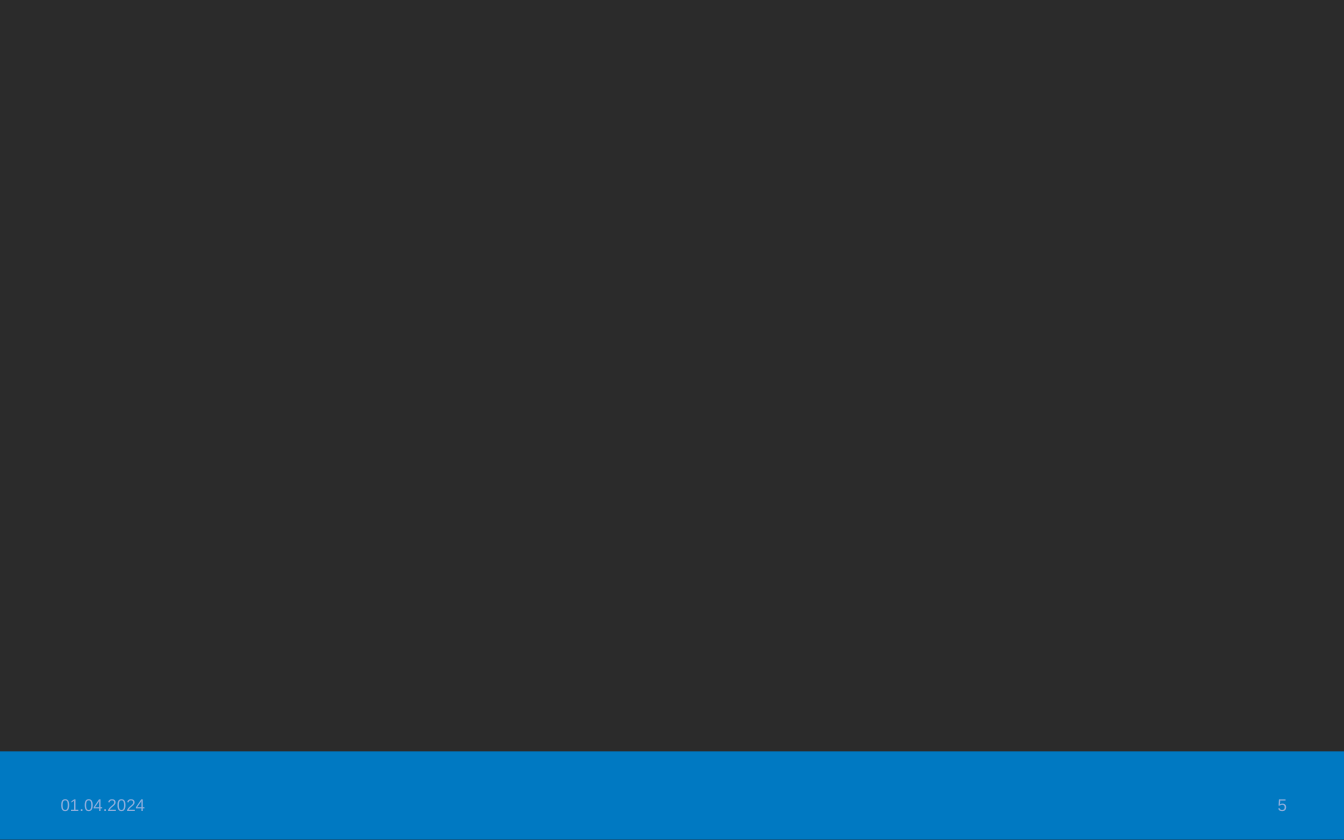
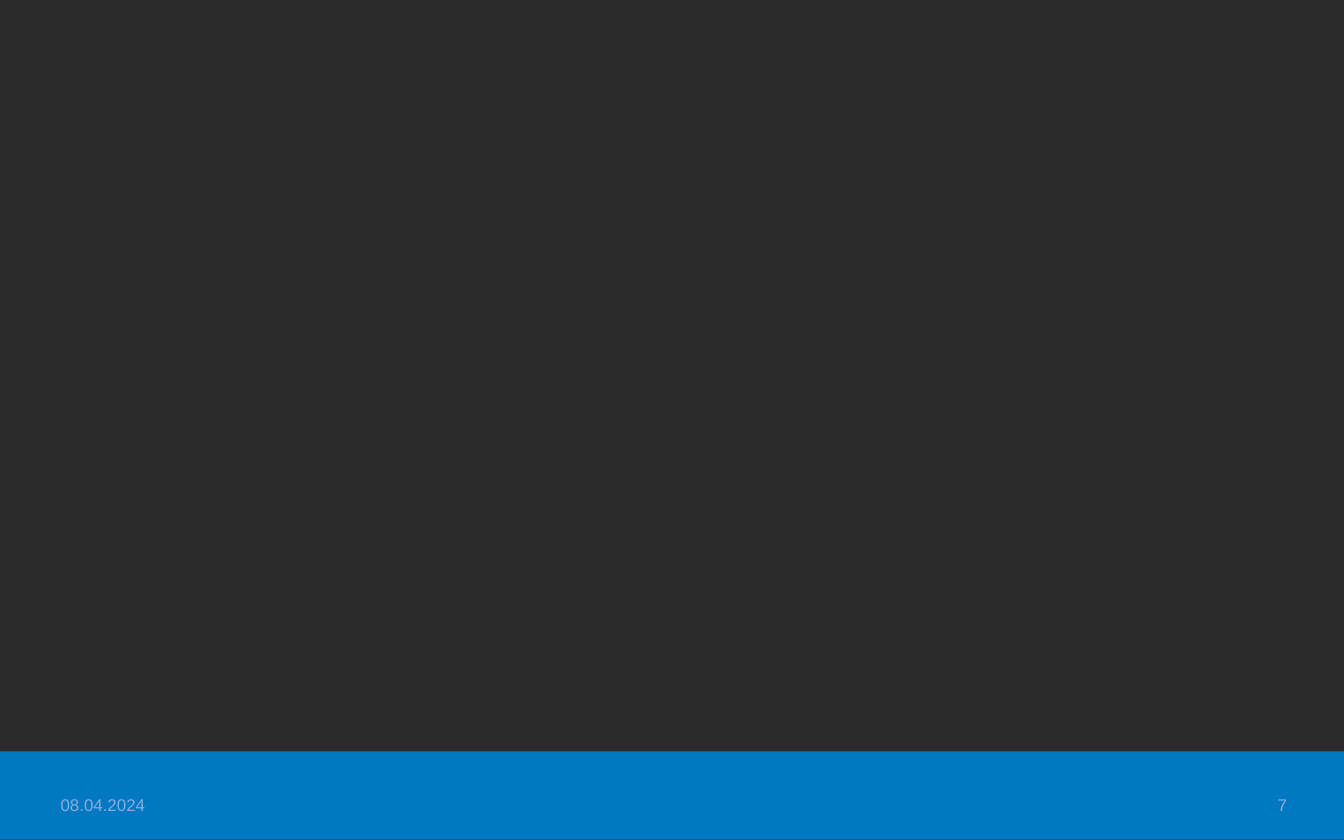
Before and after one commit to Tietokantahallinta/Tietokantahallinta.github.io, a slide deck: slide 7 of luennot/viikko03/Luentokalvot_03.odp (slide 5 before the commit). Drawn at 1344x840 pixels with LibreOffice and Linux fonts; fonts in the diff are those of the drawing; background and template pictures are left out; a plain dark background stands for a picture behind light text. Boxes give left, top, right and bottom in pixels: in the first picture for what was removed or moved away, otherwise in the second. Text is boxed around its words. In the diff, an @@ line names an element or a change of style, - is before the commit and + after.

```diff
--- a/luennot/viikko03/Luentokalvot_03.odp
+++ b/luennot/viikko03/Luentokalvot_03.odp
@@ text at <box>61,799,146,811</box>: text changed @@
-01.04.2024
+08.04.2024
@@ page number at <box>1278,799,1287,811</box>: text changed @@
-5
+7
```
Also in this commit, not shown: 3 other slides changed, 2 slides added, 3 other files.
